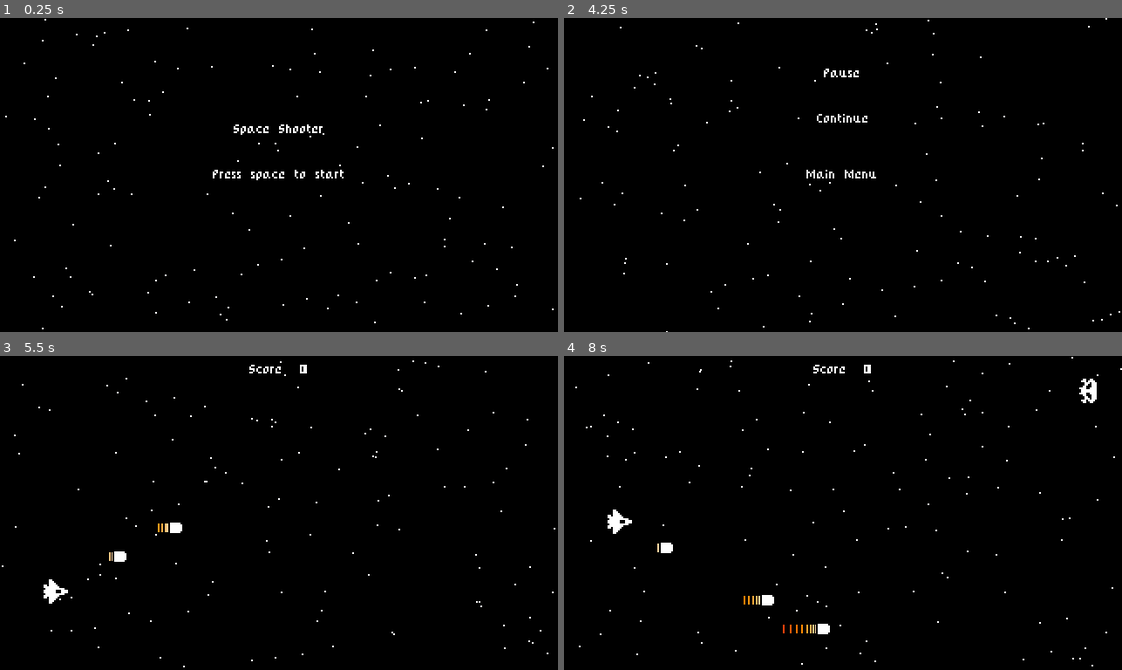
Above: before the commit, frames 1-4 (two rows, left to right).
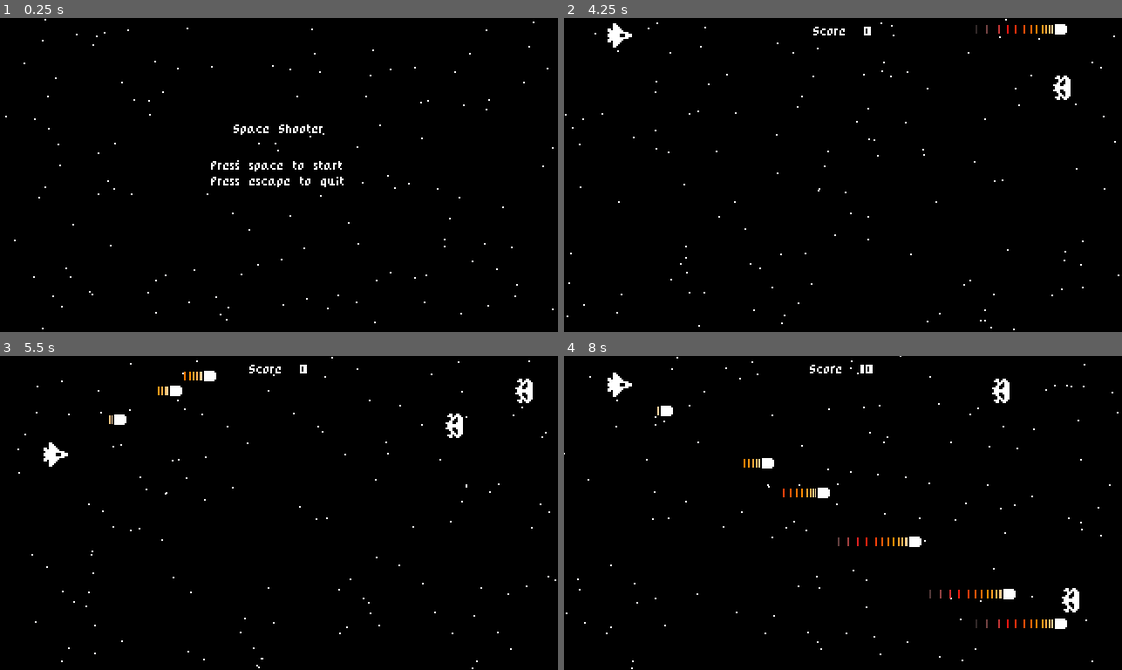
Above: after the commit, the same moments.

Repository: akira80kv/godot-space-shooter
Game: Godot game, scene res://StartMenu.tscn
Two runs of this game, one before a commit and one after it. Both use one fixed random seed, a clock stepped at 60 frames per second and the inputs below.
Inputs (mouse positions are in pixels of both pictures, inside the frame that each line leads up to):
- Up to frame 1 (0.25 s): no input
- Up to frame 2 (4.25 s): tap Space at 0.5 s; hold Up (ui_up) 0.53-1.28 s; tap Enter (ui_accept) at 0.6, 0.77, 1.07, 1.35, 1.52, 1.82, 2.1, 2.85, 3.02, 3.32, 3.6, 3.77, 4.07 s; hold Down (ui_down) 1.28-2.03 s; hold Up (ui_up) 2.03-3.53 s; hold Down (ui_down) from 3.53 s (still down); tap Escape (ui_cancel) at 4.15 s
- Up to frame 3 (5.5 s): release Down (ui_down) at 4.25 s; click (279, 513) at 4.25 s, where only the run before the commit has a clickable "Main Menu"; tap Space at 5 s; hold Down (ui_down) from 5.03 s (still down); tap Enter (ui_accept) at 5.1, 5.27 s
- Up to frame 4 (8 s): tap Enter (ui_accept) at 5.57, 5.85, 6.6, 6.77, 7.07, 7.35, 7.52, 7.82 s; release Down (ui_down) at 6.53 s; hold Up (ui_up) from 6.53 s (still down)

The runs differ from the first frame. In frame 1, 0.6% of the frame differs, in the area x 37-62%, y 45-54%; in frame 2, 1.3%; in frame 3, 1.5%; in frame 4, 2.5%, in the area x 0-100%, y 0-100%.

Commit message:
StartMenu made better and removed pause screen

Diff:
--- a/StartMenu.gd
+++ b/StartMenu.gd
@@ -5,3 +5,5 @@
 func _process(delta):
 	if Input.is_action_just_pressed("ui_accept"):
 		get_tree().change_scene("res://World.tscn")
+	if Input.is_action_just_pressed("ui_cancel"):
+		get_tree().quit
--- a/StartMenu.tscn
+++ b/StartMenu.tscn
@@ -35,11 +35,12 @@
 }
 
 [node name="Label" type="Label" parent="CenterContainer"]
-margin_left = 122.0
-margin_top = 87.0
+margin_left = 121.0
+margin_top = 82.0
 margin_right = 198.0
-margin_bottom = 93.0
+margin_bottom = 97.0
 custom_fonts/font = ExtResource( 1 )
-text = "Press space to start"
+text = "Press space to start
+Press escape to quit"
 
 [node name="Particles2D" parent="." instance=ExtResource( 2 )]
--- a/World.gd
+++ b/World.gd
@@ -9,6 +9,6 @@
 	score = value
 	scoreLabel.text = "Score = " + str(score)
 
-func _process(delta):
-	if Input.is_action_just_pressed("ui_cancel"):
-		get_tree().change_scene("res://PauseMenu.tscn")
+#func _process(delta):
+#	if Input.is_action_just_pressed("ui_cancel"):
+#		get_tree().change_scene("res://PauseMenu.tscn")
